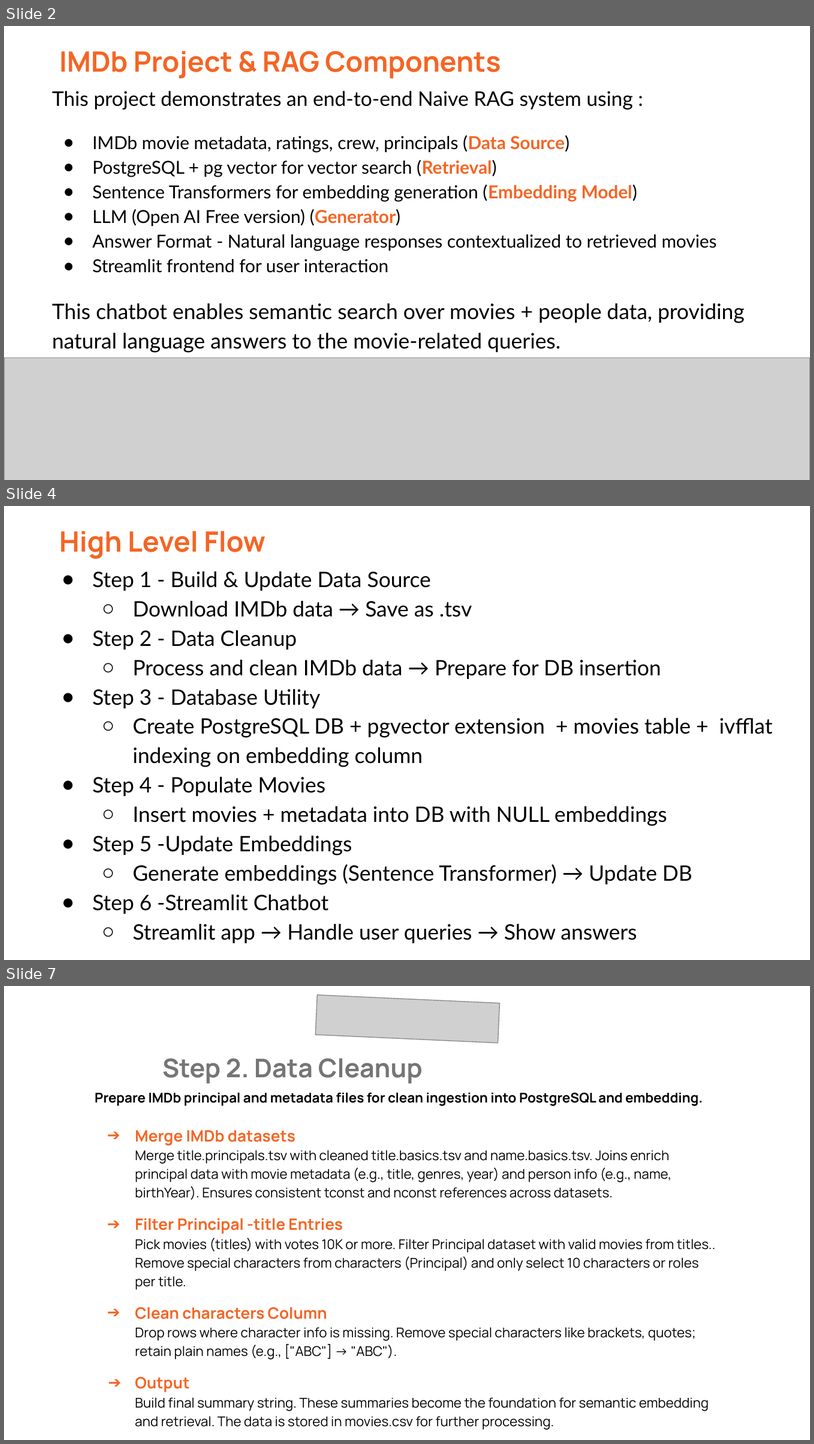
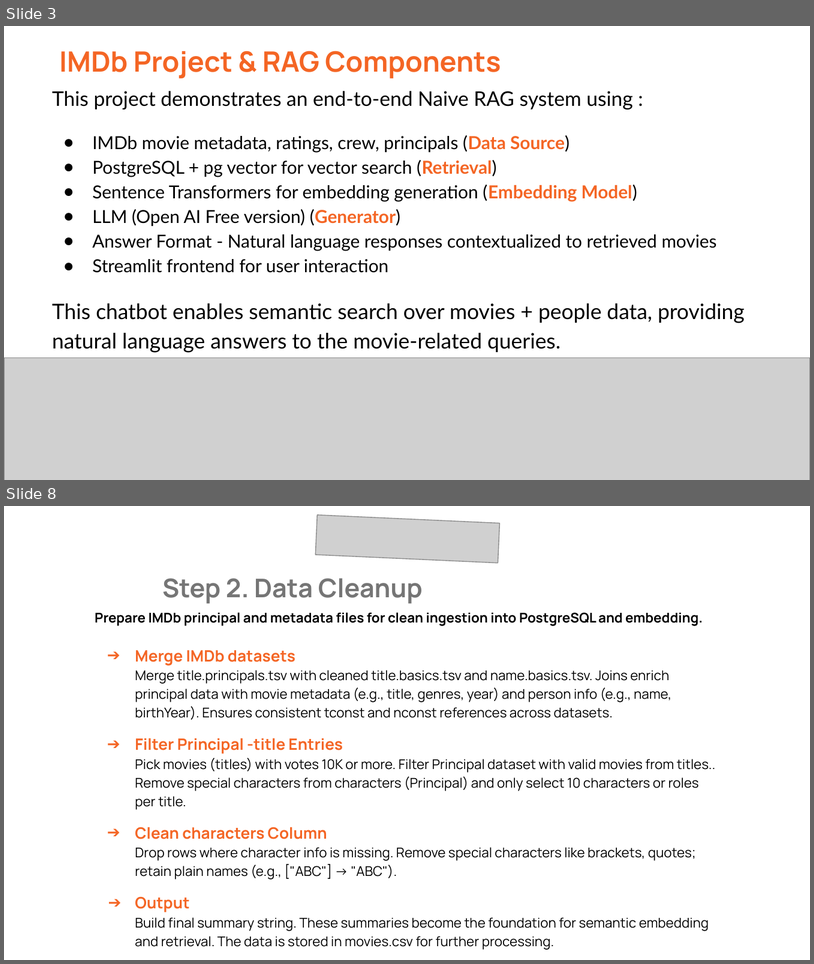
Before and after one commit to ndpawar1981/IMDb-Movie-chat-bot, a slide deck: DS-08-capstone-Nitin-Pawar.pptx. Shown one above the other, each under a label of ours: slides 2, 4 and 7 before the commit, slides 3 and 8 after it; the slides between them are not shown. The pictures are 814x1444 and 814x964 pixels, drawn with LibreOffice and Linux fonts; fonts in the diff are those of the drawing; grey boxes stand for pictures; background and template pictures are left out. Boxes give left, top, right and bottom in pixels: in the first picture for what was removed or moved away, otherwise in the second. Text is boxed around its words. In the diff, an @@ line names an element or a change of style, - is before the commit and + after.

```diff
--- a/DS-08-capstone-Nitin-Pawar.pptx
+++ b/DS-08-capstone-Nitin-Pawar.pptx
@@ slide 4 removed at bbox=[4, 506, 810, 960], background #FFFFFF @@
@@ title removed at bbox=[59, 531, 266, 559] @@
-High Level Flow
@@ title removed at bbox=[92, 571, 773, 943] @@
-● Step 1 - Build & Update Data Source
-  ○ Download IMDb data → Save as .tsv
-● Step 2 - Data Cleanup
-  ○ Process and clean IMDb data → Prepare for DB insertion
-● Step 3 - Database Utility
-  ○ Create PostgreSQL DB + pgvector extension + movies table + ivfflat indexing on embedding column
-● Step 4 - Populate Movies
-  ○ Insert movies + metadata into DB with NULL embeddings
-● Step 5 -Update Embeddings
-  ○ Generate embeddings (Sentence Transformer) → Update DB
-● Step 6 -Streamlit Chatbot
-  ○ Streamlit app → Handle user queries → Show answers
@@ what was slide 2 is now slide 3 @@
@@ what was slide 7 is now slide 8 @@
```
Also in this commit, not shown: 5 slides changed, 3 slides added, 7 other files.
